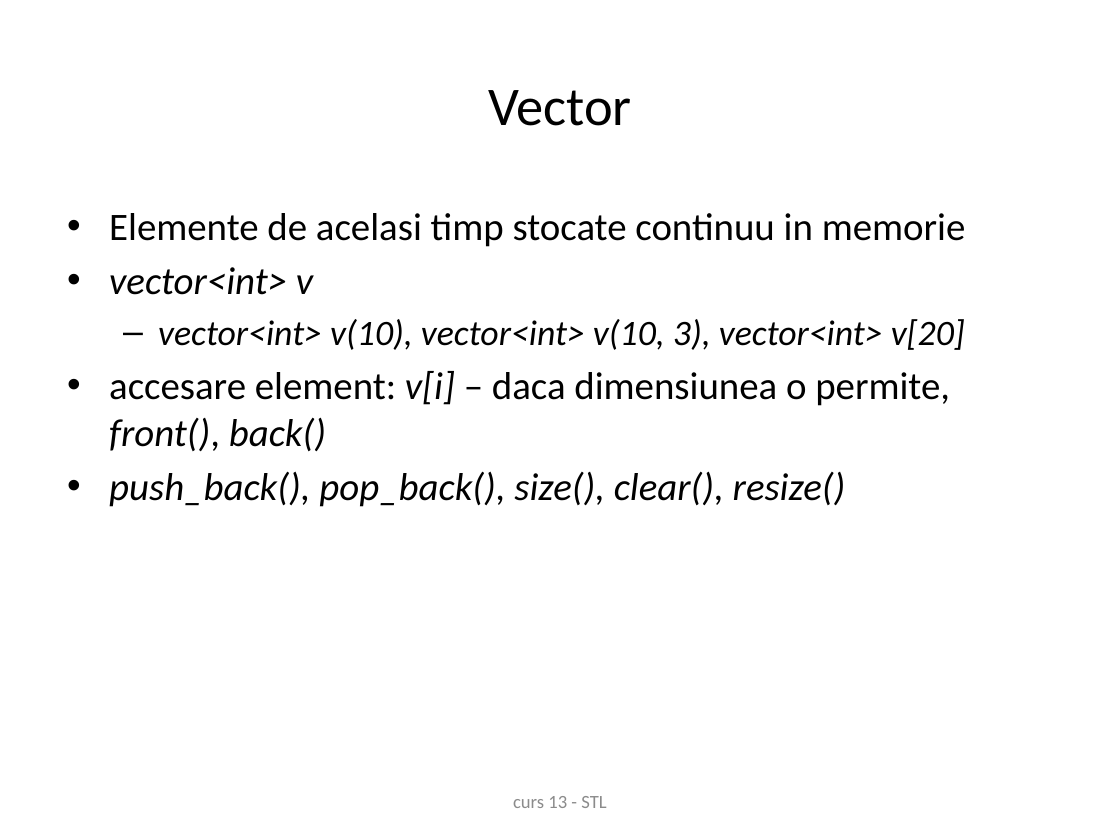
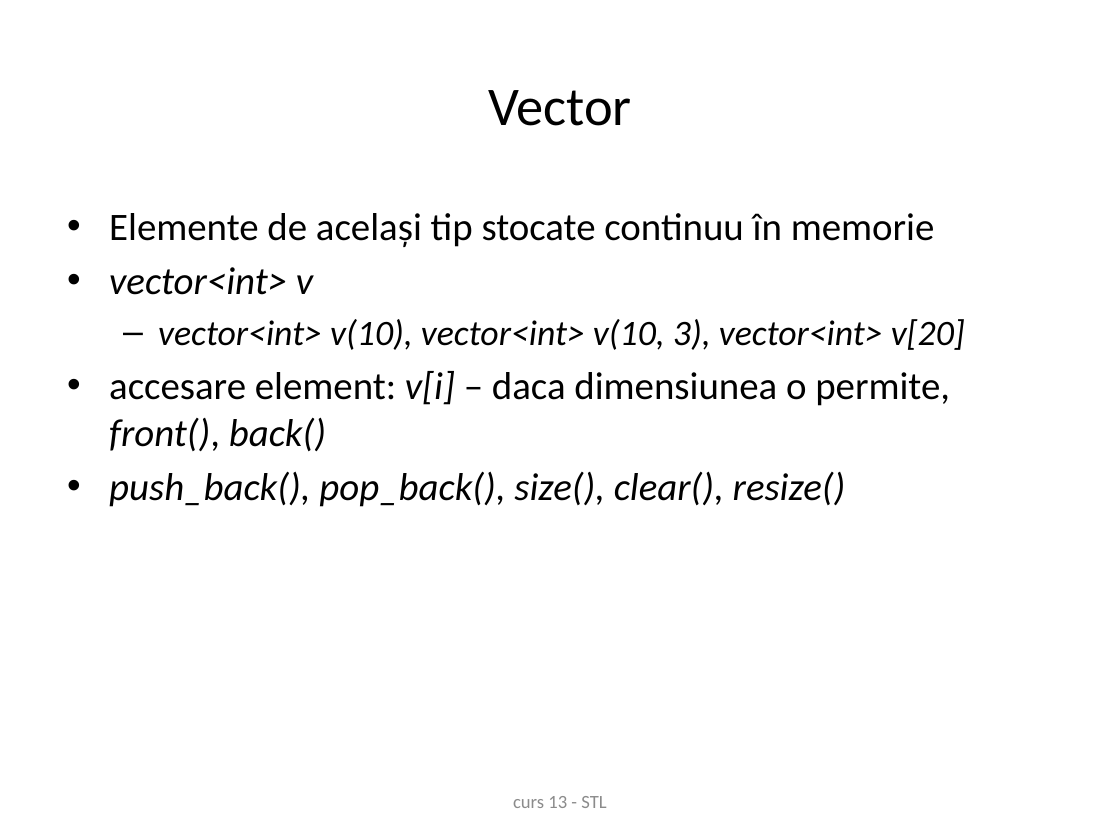
Before and after one commit to andreiparvu/stl, a slide deck: slide 6 of curs13.pptx. Drawn at 1120x840 pixels with LibreOffice and Linux fonts; fonts in the diff are those of the drawing; background and template pictures are left out. Boxes give left, top, right and bottom in pixels: in the first picture for what was removed or moved away, otherwise in the second. Text is boxed around its words. In the diff, an @@ line names an element or a change of style, - is before the commit and + after.

```diff
--- a/curs13.pptx
+++ b/curs13.pptx
@@ text at <box>109,213,935,247</box>: text changed @@
-• Elemente de acelasi timp stocate continuu in memorie
+• Elemente de același tip stocate continuu în memorie
```
Also in this commit, not shown: 9 other slides changed, 1 slide added.
